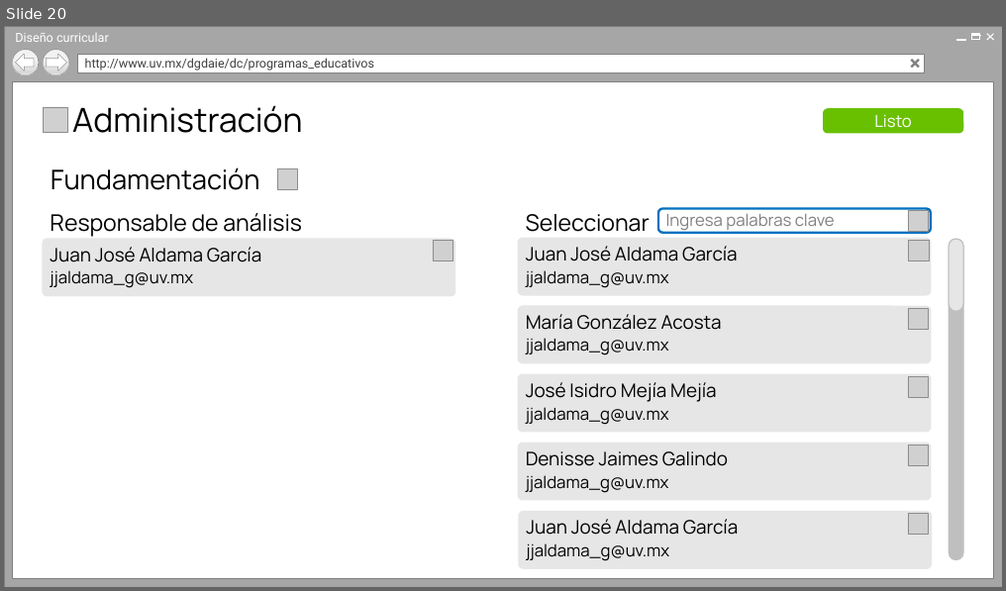
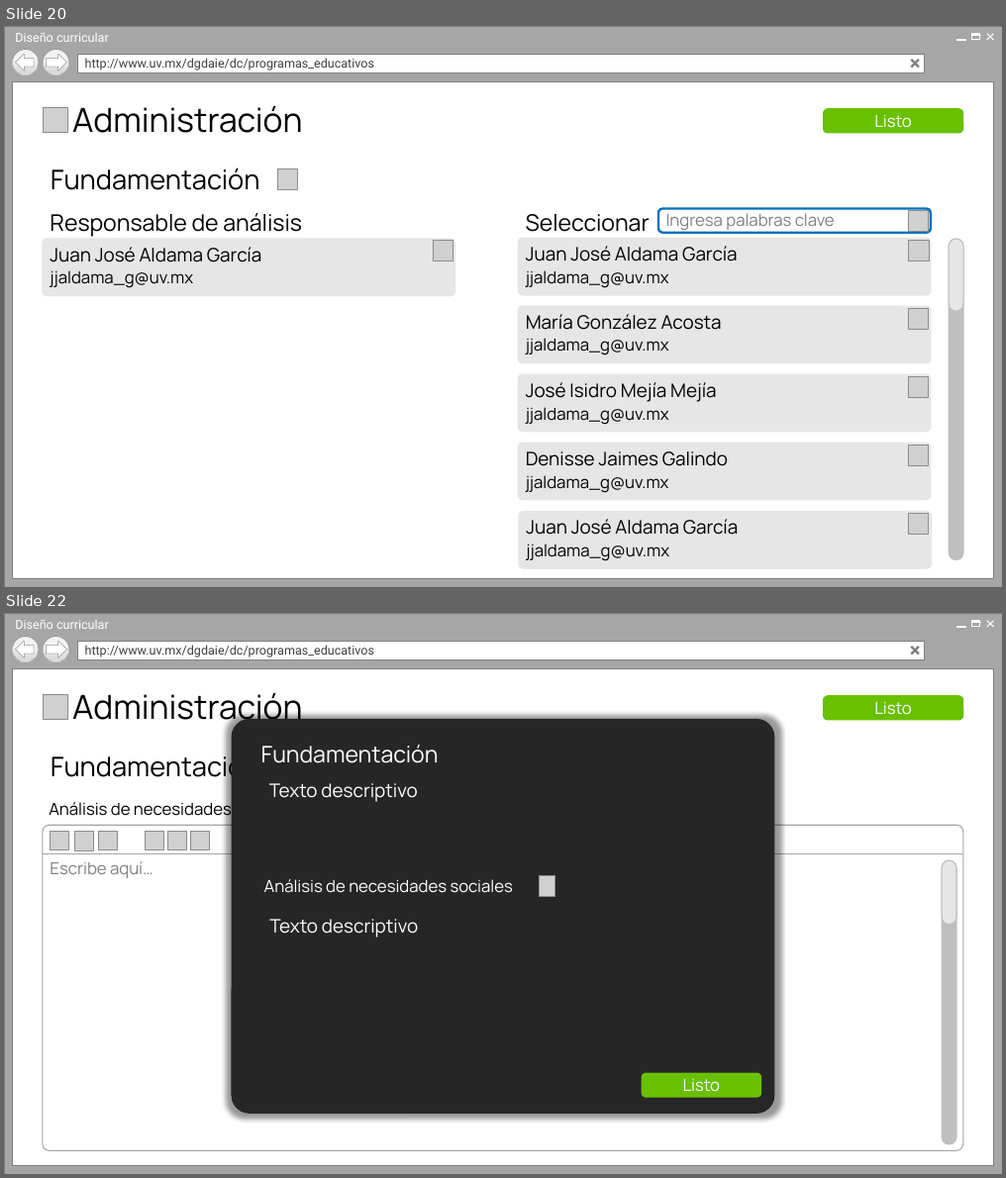
Before and after one commit to Senzho/DISENO_CURRICULAR_SS_05_2019, a slide deck: Diseño/Prototipos V2.pptx. Shown one above the other, each under a label of ours: slide 20 before the commit, slides 20 and 22 after it; the slides between them are not shown. The pictures are 1006x591 and 1006x1178 pixels, drawn with LibreOffice and Linux fonts; fonts in the diff are those of the drawing; grey boxes stand for pictures; background and template pictures are left out. Boxes give left, top, right and bottom in pixels: in the first picture for what was removed or moved away, otherwise in the second. Text is boxed around its words. In the diff, an @@ line names an element or a change of style, - is before the commit and + after.

Commit message:
Fundamentación
1. Prototipo de fundamentación terminado.
2. Enlaces en diagramas de casos de uso.

```diff
--- a/Diseño/Prototipos V2.pptx
+++ b/Diseño/Prototipos V2.pptx
@@ slide 22 added at (x1=4, y1=613, x2=1002, y2=1174), background #FFFFFF @@
@@ group added at (x1=4, y1=613, x2=1002, y2=1174): 6 rectangles, 4 lines, 2 ellipses, 1 text, 1 left arrow, 1 right arrow @@
+Diseño curricular
+http://www.uv.mx/dgdaie/dc/programas_educativos
@@ picture added at (x1=43, y1=694, x2=68, y2=719) @@
@@ text added at (x1=72, y1=692, x2=302, y2=729), 32 pt, text #000000 @@
+Administración
@@ rounded rectangle added at (x1=824, y1=696, x2=963, y2=720), fill #69C000, outline #69C000 1 pt @@
@@ text added at (x1=874, y1=702, x2=912, y2=715), 16 pt, text #FFFFFF @@
+Listo
@@ text added at (x1=51, y1=751, x2=260, y2=783), 26 pt, text #000000 @@
+Fundamentación
@@ text added at (x1=49, y1=800, x2=232, y2=821), 16 pt, text #000000 @@
+Análisis de necesidades sociales
@@ rounded rectangle added at (x1=43, y1=825, x2=963, y2=1151), fill #FFFFFF, outline #A6A6A6 1 pt @@
@@ picture added at (x1=50, y1=831, x2=69, y2=851) @@
@@ picture added at (x1=74, y1=832, x2=94, y2=851) @@
@@ picture added at (x1=98, y1=831, x2=118, y2=851) @@
@@ picture added at (x1=145, y1=831, x2=164, y2=851) @@
@@ picture added at (x1=167, y1=831, x2=187, y2=851) @@
@@ picture added at (x1=190, y1=831, x2=210, y2=851) @@
@@ line added from (43, 854) to (963, 854), #A6A6A6 0.5 pt @@
@@ text added at (x1=50, y1=861, x2=153, y2=878), 16 pt, text #808080 @@
+Escribe aquí…
@@ rounded rectangle added at (x1=943, y1=861, x2=957, y2=1146), fill #BFBFBF, outline #BFBFBF 1 pt @@
@@ rounded rectangle added at (x1=943, y1=861, x2=957, y2=925), fill #E7E6E6, outline #BFBFBF 1 pt @@
@@ group added at (x1=232, y1=719, x2=774, y2=1113): 5 texts, 2 rounded rectangles, 1 picture @@
+Fundamentación
+Listo
+Análisis de necesidades sociales
+Texto descriptivo
+Texto descriptivo
```
Also in this commit, not shown: 2 slides changed, 1 other file.
